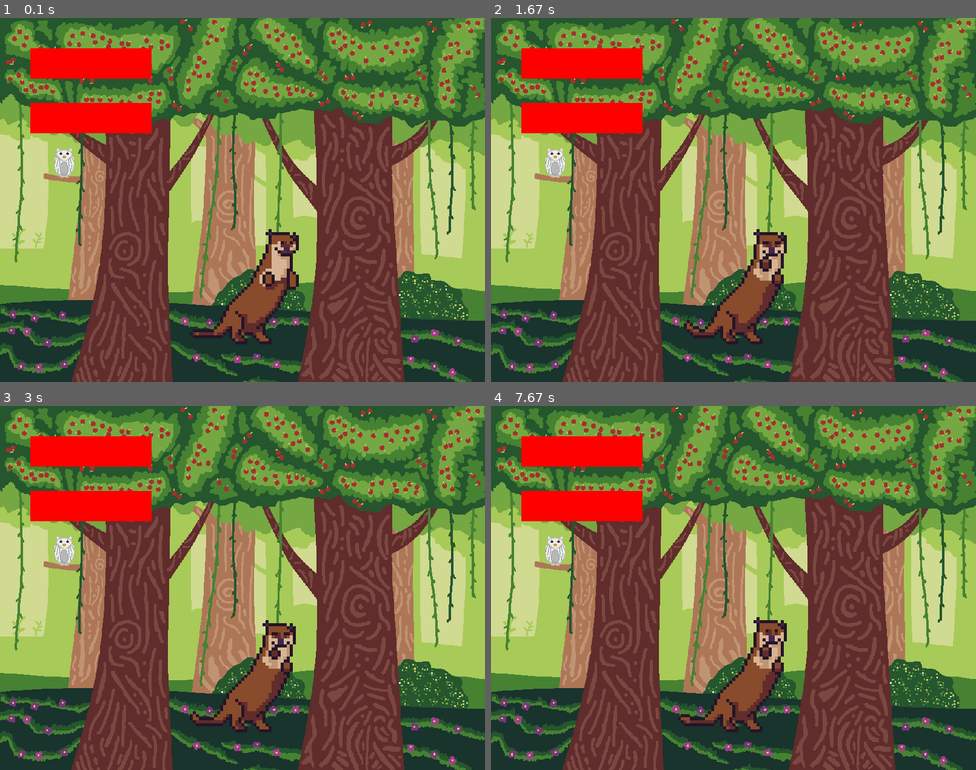
Above: before the commit, frames 1-4 (two rows, left to right).
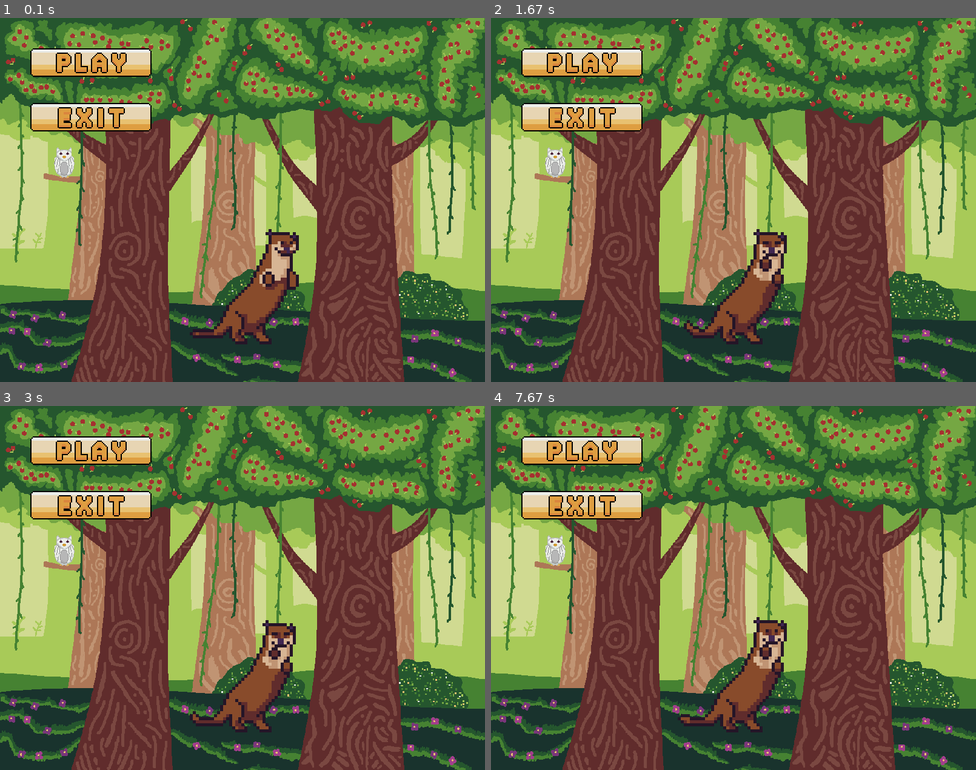
Above: after the commit, the same moments.

Repository: DiogoBotton/Python_Learn
Game: pygame game, started from LontraRun/LontraRun.py
Same seed, same stepped clock (60 frames per second), same inputs: the game is played once before the commit and once after it.
Inputs:
- Up to frame 1 (0.1 s): no input
- Up to frame 2 (1.67 s): no input
- Up to frame 3 (3 s): no input
- Up to frame 4 (7.67 s): no input

The runs differ from the first frame. In frame 1, 4.2% of the frame differs, in the area x 6-32%, y 8-32%; in frame 2, 4.2%; in frame 3, 4.2%; in frame 4, 4.2%.

Commit message:
buttons in menu

Diff:
--- /dev/null
+++ b/CoordenadasPolares/CoordenadasPolares.py
@@ -0,0 +1,119 @@
+# Este programa tem o propósito de exemplificar o uso de Coordenadas Polares
+
+import pygame
+from pygame.locals import *
+import math
+
+man = pygame.image.load("man.png")
+
+def DesenhaFundo():
+    tela.fill(CorTela)
+    pygame.draw.line(tela, (0, 0, 0), (0, yIni), (TamTela[0]-1, yIni), 1)
+    pygame.draw.line(tela, (0, 0, 0), (xIni, 0), (xIni, TamTela[1]-1), 1)
+
+def NovaBola(posFinal):
+    raio = 12
+    cor = (0, 127, 255)
+    xFim = posFinal[0]
+    yFim = posFinal[1]
+    distFim = ( (xFim - xIni)**2 + (yFim - yIni)**2 ) ** 0.5 # calcula a distância entre o centro da tela o o ponto clicado
+    angulo = math.acos((xFim - xIni) / distFim) # calcula o ângulo da reta que passa pelo centro da tela e pelo ponto clicado
+    if yFim > yIni:
+        angulo = 2*PI - angulo # ajuste do ângulo para a parte inferior do quadro de desenho
+    distAtual = 0 # variável a ser usada para o local efetivo do desenho da bolinha - começa no centro e vai até a posFinal
+    passo = 0.1 # este passo define a velocidade da bolinha
+    #           0         1     2    3        4       5          6      7
+    novabola = [posFinal, raio, cor, distFim, angulo, distAtual, passo, False]
+    Bolas.append(novabola)
+
+
+def DesenhaBolas(B):
+    for i in range(len(B)):
+        #if B[i][5] <= B[i][3]: # distAtual <= distFim      se ainda não chegou ao final aumenta a distância
+        B[i][5] += B[i][6] # soma o passo à distAtual
+        #else:
+        #    B[i][7] = True
+        X = xIni + int(B[i][5] * math.cos(B[i][4]))      # calcula coordenada X da nova posição da bolinha
+        Y = yIni - int(B[i][5] * math.sin(B[i][4]))      # calcula coordenada Y da nova posição da bolinha
+        pygame.draw.circle(tela, B[i][2], (X, Y), B[i][1], 0) # desenha a bolinha na nova posição
+
+def RemoveBolas(B):
+    i = 0
+    while i < len(B):
+        if B[i][7]:
+            del(B[i])
+        else:
+            i = i + 1
+
+# Parte principal do programa
+
+# Parâmetros iniciais
+PI = math.acos(-1)  # define o valor de PI
+TamTela = (800, 600)
+CorTela = (200, 255, 200)
+xIni = TamTela[0] // 2
+yIni = TamTela[1] // 2
+Bolas = []
+
+size_man = man.get_size()
+w,h = (size_man[0]/2, size_man[1]/2)
+pos = (TamTela[0]/2, TamTela[1]/2)
+
+pygame.init()
+tela = pygame.display.set_mode(TamTela, 0, 32)
+pygame.display.set_caption('Geometria – uma bolinha se desloca do centro até o ponto do clique do mouse')
+
+fim = False
+while not fim:
+    DesenhaFundo()
+    DesenhaBolas(Bolas)
+
+    # Feito com apoio:
+    # https://stackoverflow.com/questions/4183208/how-do-i-rotate-an-image-around-its-center-using-pygame
+
+    #-----------------------------------------------------------------------------------
+    mouse_pos = pygame.mouse.get_pos()
+
+    dif_x = mouse_pos[0] - xIni
+    dif_y = mouse_pos[1] - yIni
+    dist = math.sqrt((dif_x)**2 + (dif_y)**2)
+    angulo = math.degrees(math.atan2(dif_x,dif_y))
+
+    rect_man = man.get_rect(topleft = (pos[0] - w, pos[1] - h))
+    offset = pygame.math.Vector2(pos) - rect_man.center
+
+    rotated_offset = offset.rotate(-angulo-80)
+    rotated_image_center = (pos[0] - rotated_offset.x, pos[1] - rotated_offset.y)
+
+    rotated_man = pygame.transform.rotate(man, angulo-80)
+    rotated_man_rect = rotated_man.get_rect(center = rotated_image_center)
+
+    tela.blit(rotated_man, rotated_man_rect)
+    #-----------------------------------------------------------------------------------
+
+    pygame.display.update()
+    RemoveBolas(Bolas)
+
+
+    for evento in pygame.event.get():
+        if evento.type == QUIT:
+            fim = True
+        elif evento.type == KEYDOWN:
+            if evento.key == K_ESCAPE:
+                fim = True
+        elif evento.type == MOUSEBUTTONDOWN:
+            botoesMouse = pygame.mouse.get_pressed()
+        elif evento.type == MOUSEBUTTONUP:
+            pos = pygame.mouse.get_pos()
+            if botoesMouse[0]:
+                NovaBola(pos)
+
+    #if (pygame.mouse.get_pressed()[0]):
+    #    pos = pygame.mouse.get_pos()
+    #    NovaBola(pos)
+
+
+pygame.display.quit()
+
+
+print("Fim do programa")
--- a/LontraRun/LontraRun.py
+++ b/LontraRun/LontraRun.py
@@ -41,6 +41,8 @@
 ground_img = pygame.image.load(os.path.join(img_path, 'ground_tile.png')).convert_alpha()
 bg_menu = pygame.image.load(os.path.join(img_path, 'bg_menu.png')).convert_alpha()
 bg_menu = pygame.transform.scale(bg_menu, (screenWidth, screenHeight))
+bt_play = pygame.image.load(os.path.join(img_path, 'bt_play.png')).convert_alpha()
+bt_exit = pygame.image.load(os.path.join(img_path, 'bt_exit.png')).convert_alpha()
 
 # Variáveis necessárias
 resolution = 64 # Sprites com resolução de 64 x 64
@@ -67,7 +69,7 @@
 increaseSpeedByScore = 250 # A cada X pontos aumenta velocidade
 increaseValue = 0.1
 
-font = pygame.font.SysFont(None, 40)
+font = pygame.font.SysFont('comicsansms', 35)
 
 # Classes
 # -----------------------------------------------------------------------
@@ -264,8 +266,8 @@
         mx, my = pygame.mouse.get_pos()
 
         global click
-        button_1 = pygame.Rect(50, 50, 200, 50)
-        button_2 = pygame.Rect(50, 140, 200, 50)
+        button_1 = screen.blit(bt_play, (50,50))
+        button_2 = screen.blit(bt_exit, (50,140))
         if button_1.collidepoint((mx, my)):
             if click:
                 otter.set_game()
@@ -274,8 +276,6 @@
         if button_2.collidepoint((mx, my)):
             if click:
                 exit()
-        pygame.draw.rect(screen, (255, 0, 0), button_1)
-        pygame.draw.rect(screen, (255, 0, 0), button_2)
 
         click = False
         for event in pygame.event.get():
@@ -334,6 +334,8 @@
             otter.collided = True
             stop_game()
         elif otter.collided:
+            draw_text('Game Over', font, WHITE, screen, screenWidth/3, screenHeight/2)
+            draw_text('Aperte ESC para voltar ao menu', font, WHITE, screen, screenWidth/3, (screenHeight/2)+60)
             pass
         else:
             score += 1/2
Binary file added: CoordenadasPolares/man.png
Binary file added: LontraRun/images/bt_exit.png
Binary file added: LontraRun/images/bt_play.png
